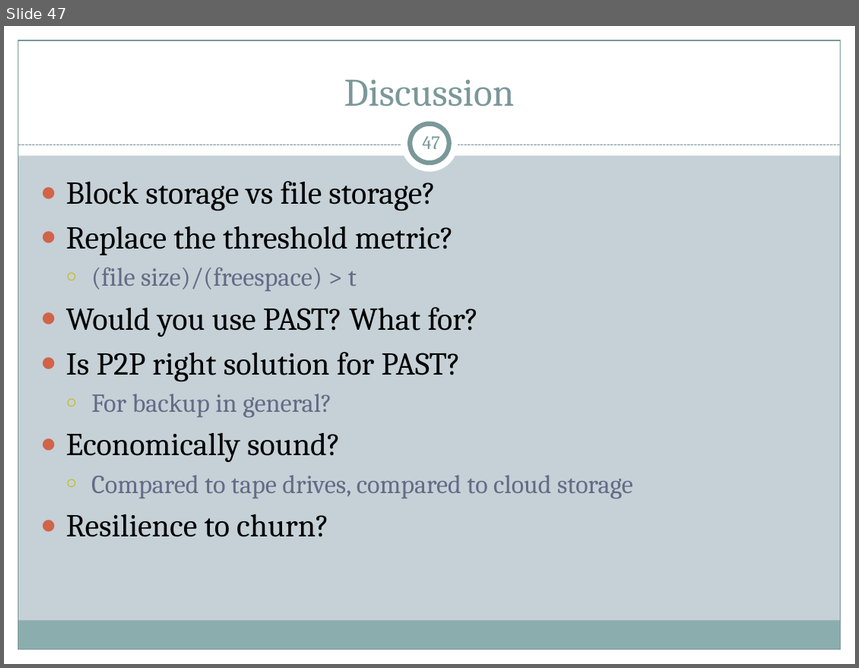
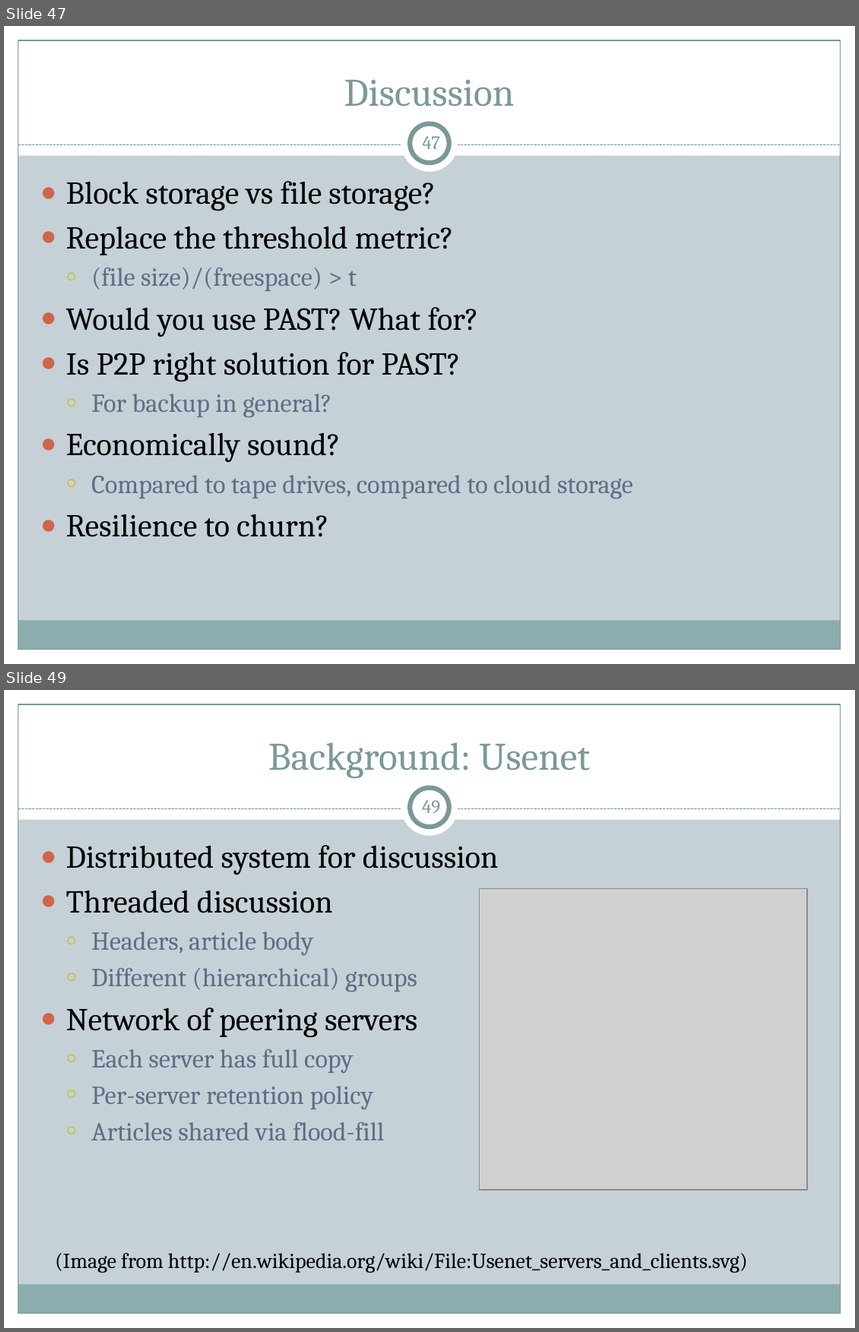
Before and after one commit to cs525-koala/documents, a slide deck: p2p/P2P Apps.pptx. Shown one above the other, each under a label of ours: slide 47 before the commit, slides 47 and 49 after it; the slides between them are not shown. The pictures are 859x668 and 859x1332 pixels, drawn with LibreOffice and Linux fonts; fonts in the diff are those of the drawing; grey boxes stand for pictures. Boxes give left, top, right and bottom in pixels: in the first picture for what was removed or moved away, otherwise in the second. Text is boxed around its words. In the diff, an @@ line names an element or a change of style, - is before the commit and + after.

Commit message:
presentation: usenetdht--intro slide

```diff
--- a/p2p/P2P Apps.pptx
+++ b/p2p/P2P Apps.pptx
@@ slide 49 added at [4,690,855,1328], background #C5D1D7; not listed: 9 template elements that a slide beside it also shows @@
@@ title added at [268,742,590,778], 33 pt, text #7C999A @@
+Background: Usenet
@@ page number added at [422,800,440,813], 16 pt, text #7C999A @@
+49
@@ text added at [66,845,499,1141], 22 pt, text #646B86 @@
+● Distributed system for discussion
+● Threaded discussion
+  ○ Headers, article body
+  ○ Different (hierarchical) groups
+● Network of peering servers
+  ○ Each server has full copy
+  ○ Per-server retention policy
+  ○ Articles shared via flood-fill
@@ picture added at [479,888,807,1189] @@
@@ text added at [55,1253,748,1273], 18 pt, text #000000 @@
+(Image from http://en.wikipedia.org/wiki/File:Usenet_servers_and_clients.svg)
```
Also in this commit, not shown: 1 other slide added.
